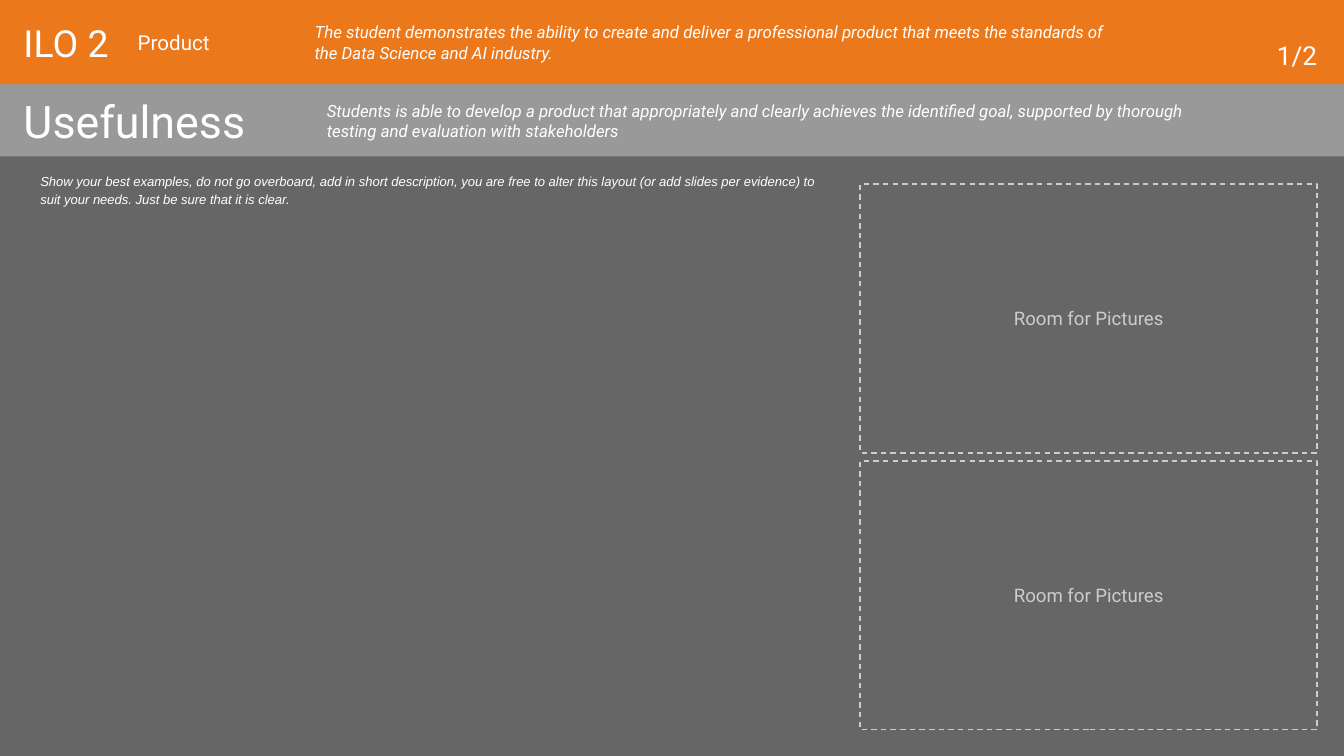
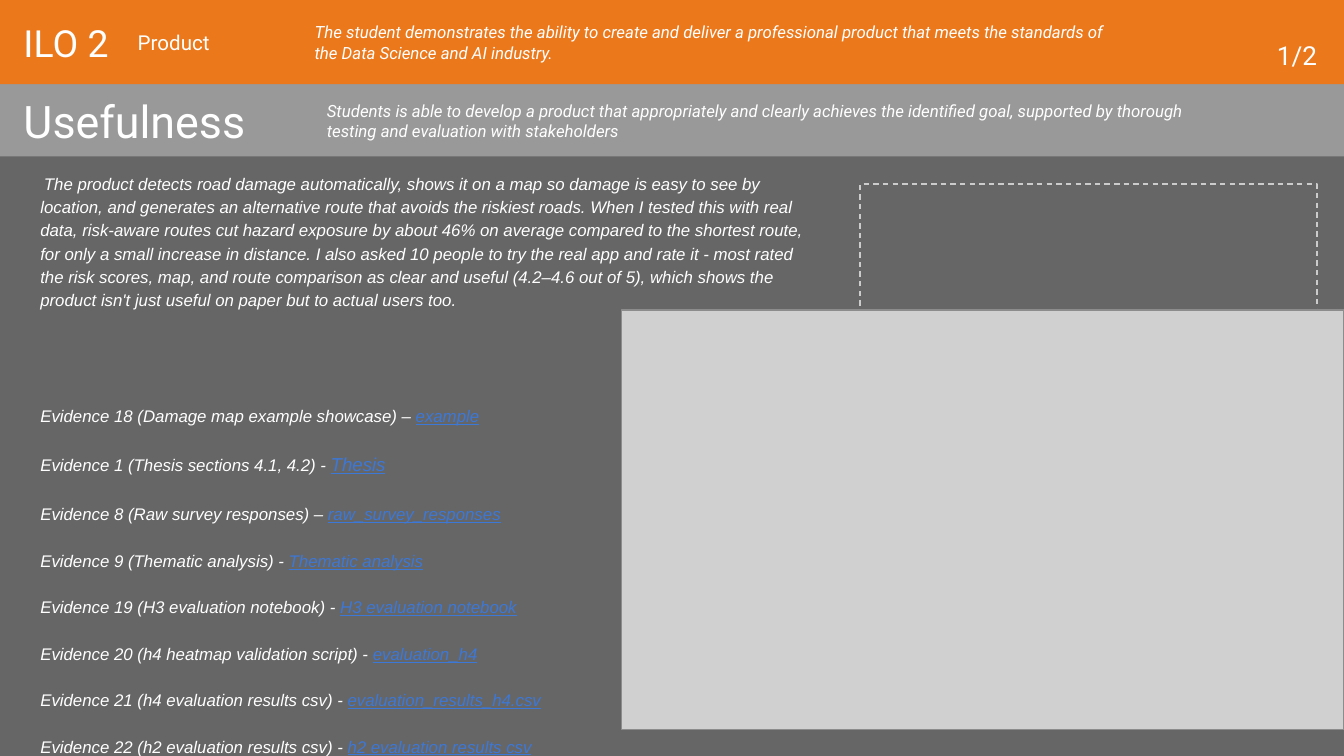
Before and after one commit to VladislavStoimenov235030/Vladislav_Stoimenov_Graduation_Project_25_26, a slide deck: slide 59 of thesis/evidencing/2026-27 Learning Log Graduation Project.pptx (slide 57 before the commit). Drawn at 1344x756 pixels with LibreOffice and Linux fonts; fonts in the diff are those of the drawing; grey boxes stand for pictures. Boxes give left, top, right and bottom in pixels: in the first picture for what was removed or moved away, otherwise in the second. Text is boxed around its words. In the diff, an @@ line names an element or a change of style, - is before the commit and + after.

```diff
--- a/thesis/evidencing/2026-27 Learning Log Graduation Project.pptx
+++ b/thesis/evidencing/2026-27 Learning Log Graduation Project.pptx
@@ text at (x1=40, y1=178, x2=802, y2=710): text changed; size 7 to 9 pt @@
-Show your best examples, do not go overboard, add in short description, you are free to alter this layout (or add slides per evidence) to suit your needs. Just be sure that it is clear.
+The product detects road damage automatically, shows it on a map so damage is easy to see by location, and generates an alternative route that avoids the riskiest roads. When I tested this with real data, risk-aware routes cut hazard exposure by about 46% on average compared to the shortest route, for only a small increase in distance. I also asked 10 people to try the real app and rate it - most rated the risk scores, map, and route comparison as clear and useful (4.2–4.6 out of 5), which shows the product isn't just useful on paper but to actual users too.
+Evidence 18 (Damage map example showcase) – example
+Evidence 1 (Thesis sections 4.1, 4.2) - Thesis
+Evidence 8 (Raw survey responses) – raw_survey_responses
+Evidence 9 (Thematic analysis) - Thematic analysis
+Evidence 19 (H3 evaluation notebook) - H3 evaluation notebook
+Evidence 20 (h4 heatmap validation script) - evaluation_h4
+Evidence 21 (h4 evaluation results csv) - evaluation_results_h4.csv
+Evidence 22 (h2 evaluation results csv) - h2 evaluation results csv
@@ picture added at (x1=622, y1=310, x2=1344, y2=730) @@
@@ text in rectangle at (x1=1014, y1=588, x2=1163, y2=602): text removed @@
-Room for Pictures
```
Also in this commit, not shown: 16 other slides changed, 3 slides added.
